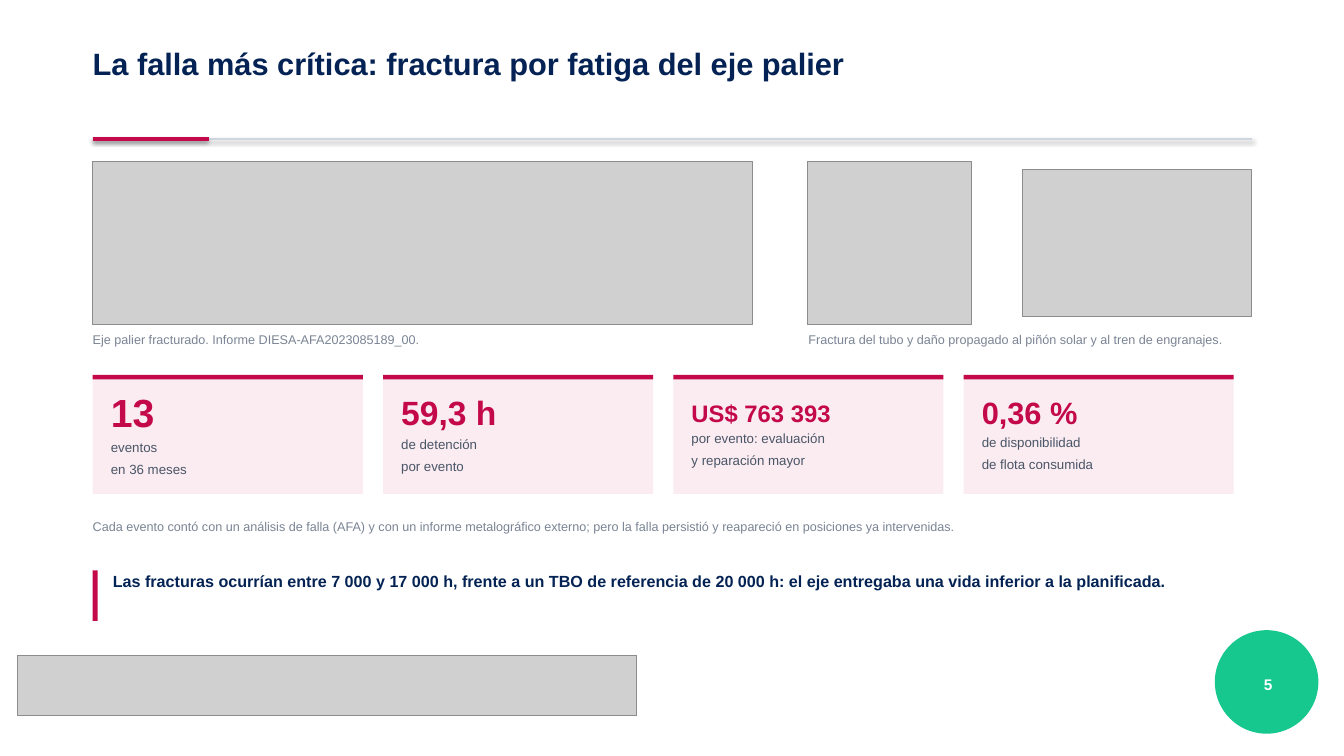
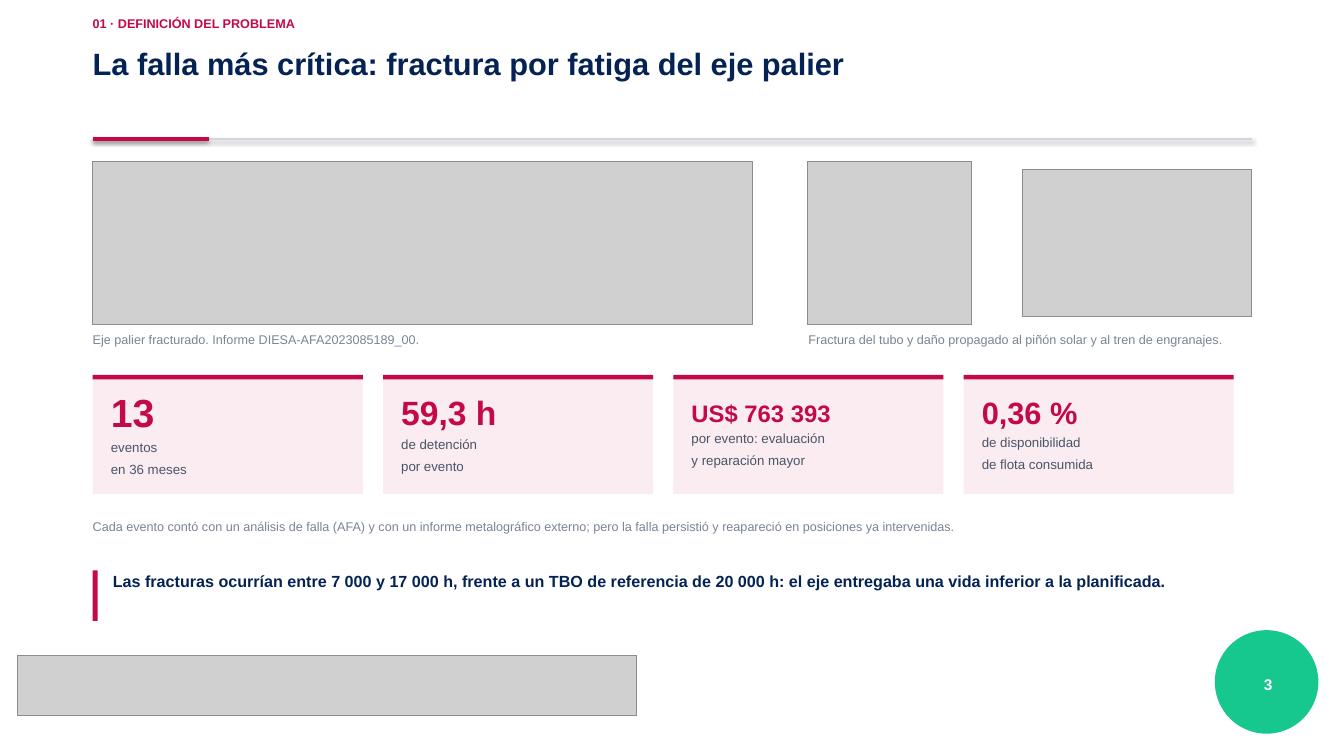
Before and after one commit to scedillo-wq/TSP, a slide deck: slide 3 of Sustentacion_TSP_Cedillo_PUCP.pptx (slide 5 before the commit). Drawn at 1344x756 pixels with LibreOffice and Linux fonts; fonts in the diff are those of the drawing; grey boxes stand for pictures; background and template pictures are left out. Boxes give left, top, right and bottom in pixels: in the first picture for what was removed or moved away, otherwise in the second. Text is boxed around its words. In the diff, an @@ line names an element or a change of style, - is before the commit and + after.

```diff
--- a/Sustentacion_TSP_Cedillo_PUCP.pptx
+++ b/Sustentacion_TSP_Cedillo_PUCP.pptx
@@ text added at [93,18,295,28], 9 pt, text #C3094A, bold @@
+01 · DEFINICIÓN DEL PROBLEMA
@@ text at [1264,679,1273,690]: text changed @@
-5
+3
```
Also in this commit, not shown: 18 other slides changed, 11 slides removed.
